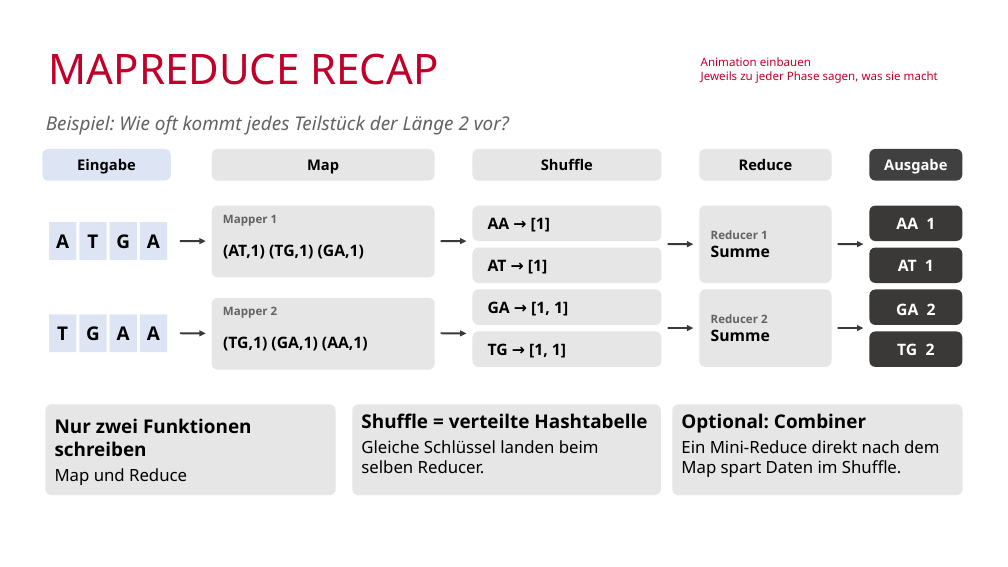
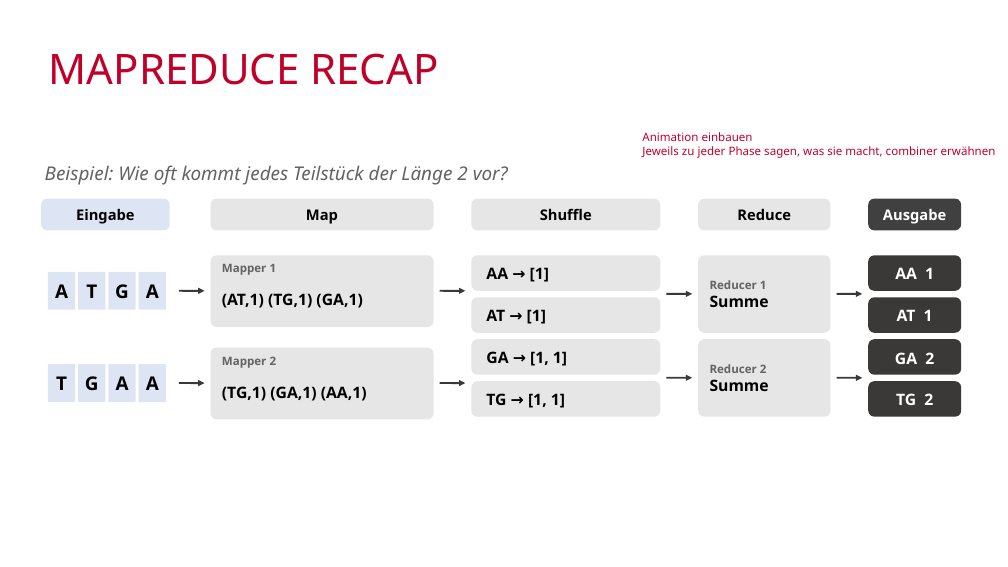
Before and after one commit to mawehl/BigData, a slide deck: slide 15 of CloudBurst_Wehle.pptx. Drawn at 1008x567 pixels with LibreOffice and Linux fonts; fonts in the diff are those of the drawing; background and template pictures are left out. Boxes give left, top, right and bottom in pixels: in the first picture for what was removed or moved away, otherwise in the second. Text is boxed around its words. In the diff, an @@ line names an element or a change of style, - is before the commit and + after.

```diff
--- a/CloudBurst_Wehle.pptx
+++ b/CloudBurst_Wehle.pptx
@@ text "Animation einbauen" moved from (x1=701, y1=57, x2=938, y2=83) to (x1=642, y1=132, x2=996, y2=158) @@
@@ text at (x1=642, y1=146, x2=996, y2=158): text changed @@
-Jeweils zu jeder Phase sagen, was sie macht
+Jeweils zu jeder Phase sagen, was sie macht, combiner erwähnen
@@ 17 rounded rectangles, 15 texts, 8 rectangles, 8 arrows moved together from (x1=42, y1=115, x2=963, y2=370) to (x1=41, y1=165, x2=961, y2=420) @@
@@ rounded rectangle removed at (x1=45, y1=405, x2=336, y2=495) @@
-Nur zwei Funktionen schreiben
-Map und Reduce
@@ rounded rectangle removed at (x1=352, y1=405, x2=661, y2=495) @@
-Shuffle = verteilte Hashtabelle
-Gleiche Schlüssel landen beim selben Reducer.
@@ rounded rectangle removed at (x1=672, y1=405, x2=963, y2=495) @@
-Optional: Combiner
-Ein Mini-Reduce direkt nach dem Map spart Daten im Shuffle.
```
Also in this commit, not shown: 7 other slides changed, 4 slides added, 2 slides removed, 1 other file.
